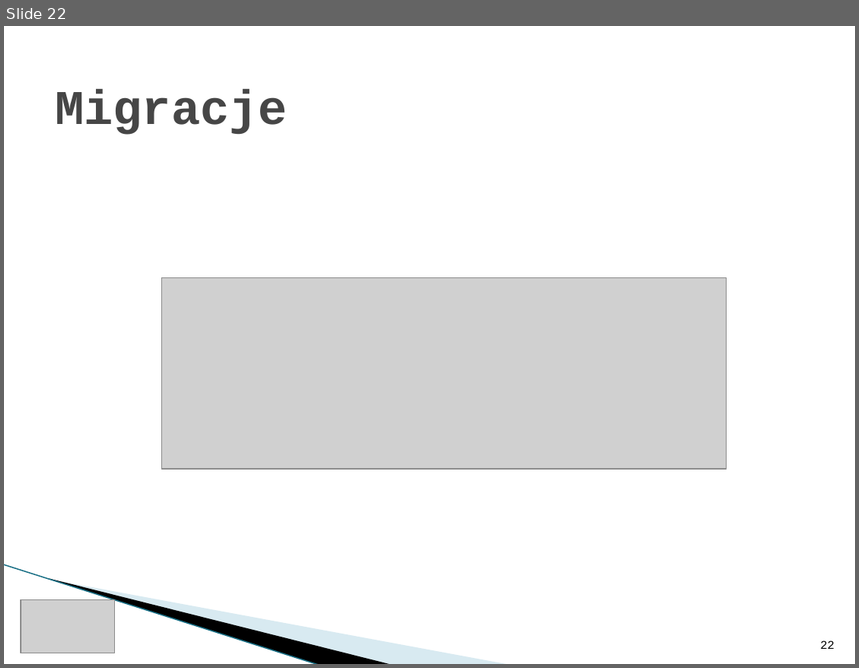
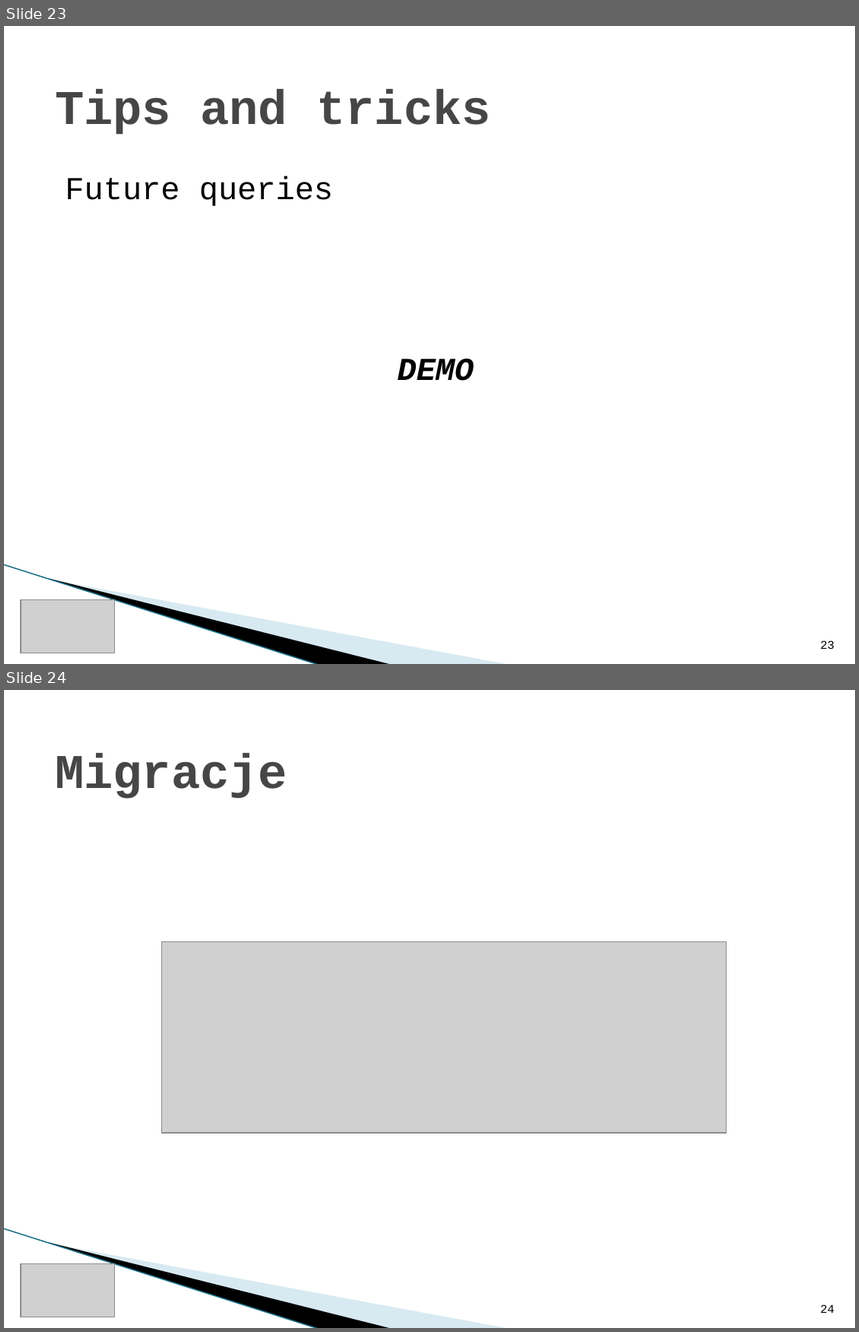
Before and after one commit to rwoszczyk/Training, a slide deck: ItKrd_EF.pptx. Shown one above the other, each under a label of ours: slide 22 before the commit, slides 23 and 24 after it. The pictures are 859x668 and 859x1332 pixels, drawn with LibreOffice and Linux fonts; fonts in the diff are those of the drawing; grey boxes stand for pictures; background and template pictures are left out. Boxes give left, top, right and bottom in pixels: in the first picture for what was removed or moved away, otherwise in the second. Text is boxed around its words. In the diff, an @@ line names an element or a change of style, - is before the commit and + after.

Commit message:
Future queries

```diff
--- a/ItKrd_EF.pptx
+++ b/ItKrd_EF.pptx
@@ slide 23 added at bbox=[4, 26, 855, 664], background #FFFFFF; not listed: 3 template elements that a slide beside it also shows @@
@@ title added at bbox=[55, 89, 491, 135], 41 pt, text #464646, bold @@
+Tips and tricks
@@ text added at bbox=[65, 176, 333, 206], 27 pt, text #000000 @@
+Future queries
@@ text added at bbox=[398, 359, 474, 381], 27 pt, text #000000, bold, italic @@
+DEMO
@@ picture added at bbox=[21, 600, 115, 653] @@
@@ page number added at bbox=[820, 641, 835, 649], 10 pt, text #000000 @@
+23
@@ what was slide 22 is now slide 24 @@
@@ page number at bbox=[820, 1305, 835, 1313]: text changed @@
-22
+24
```
Also in this commit, not shown: 2 other slides added, 1 slide removed, 6 other files.
